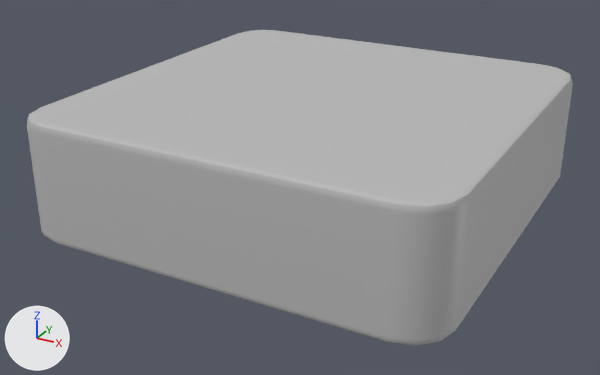
The FBX model asset/model/Stage/1_stage.fbx, before and after one commit.
Rendered twice from a 50 mm camera at (0.3816, -0.155, -0.0007) aimed at (0.3192, -0.0416, -0.0574). Lighting does not change. The marker at lower left points along +X, +Y and +Z. Where no turn or scale is listed for an object, it has been applied to the vertices.
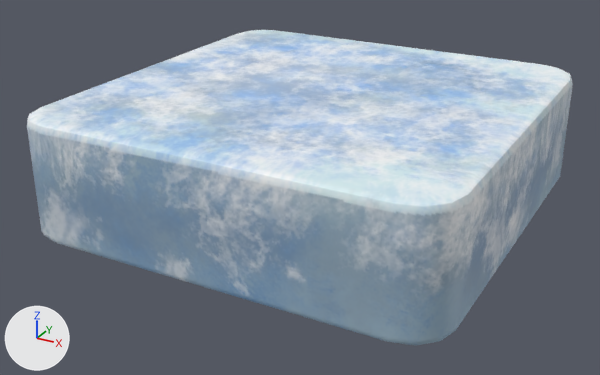
The newer file is also turned or shifted as a whole; pictures and numbers use the older file's frame.

Boxes (x1, y1, x2, y2) around the edits, measured in the pictures (600 x 375 px):
'pCube195', recoloured
    both: (27, 30, 573, 346)

What changed in the scene script:
```text
Add img_1_stage_lambert1_basecolor_png:
    img_1_stage_lambert1_basecolor_png = load_image('1_stage_lambert1_BaseColor.png', '1_stage_lambert1_BaseColor.png', 1024, 1024, 'sRGB')
Add mat_lambert11_001:
    mat_lambert11_001 = principled_material('lambert11.001')
    mat_lambert11_001.texture = img_1_stage_lambert1_basecolor_png
    mat_lambert11_001.roughness = 0.553
Change me_mesh:
    where me_mesh.from_pydata(...)  # 96 vertices, 82 faces; spans x -0.035..0.035, y -0.035..0.035, z -0.0001..0.0199
    remove me_mesh.materials.append(mat_lambert1)  # grey #bcbcbc
    add me_mesh.materials.append(mat_lambert11_001)  # picture img_1_stage_lambert1_basecolor_png
```
